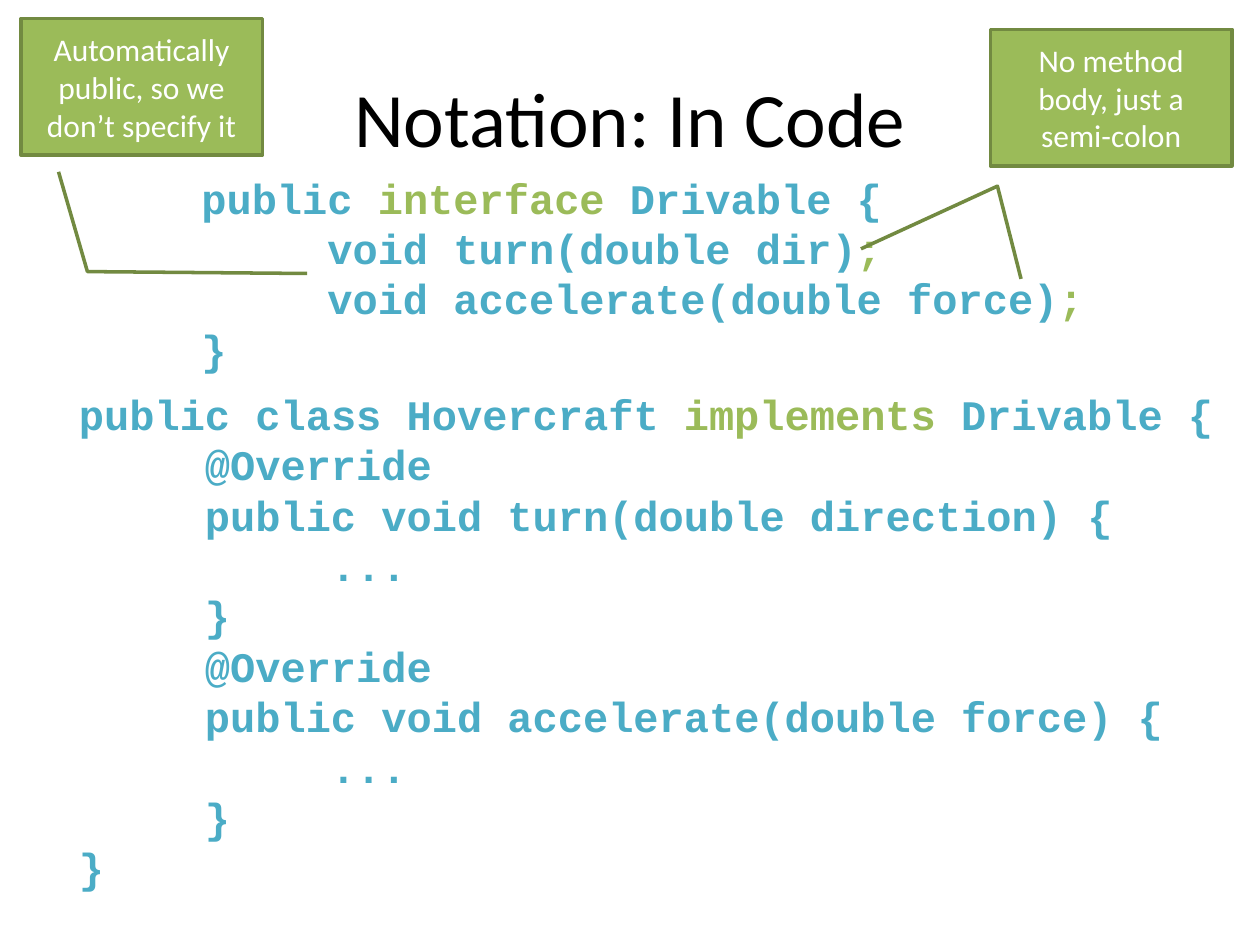
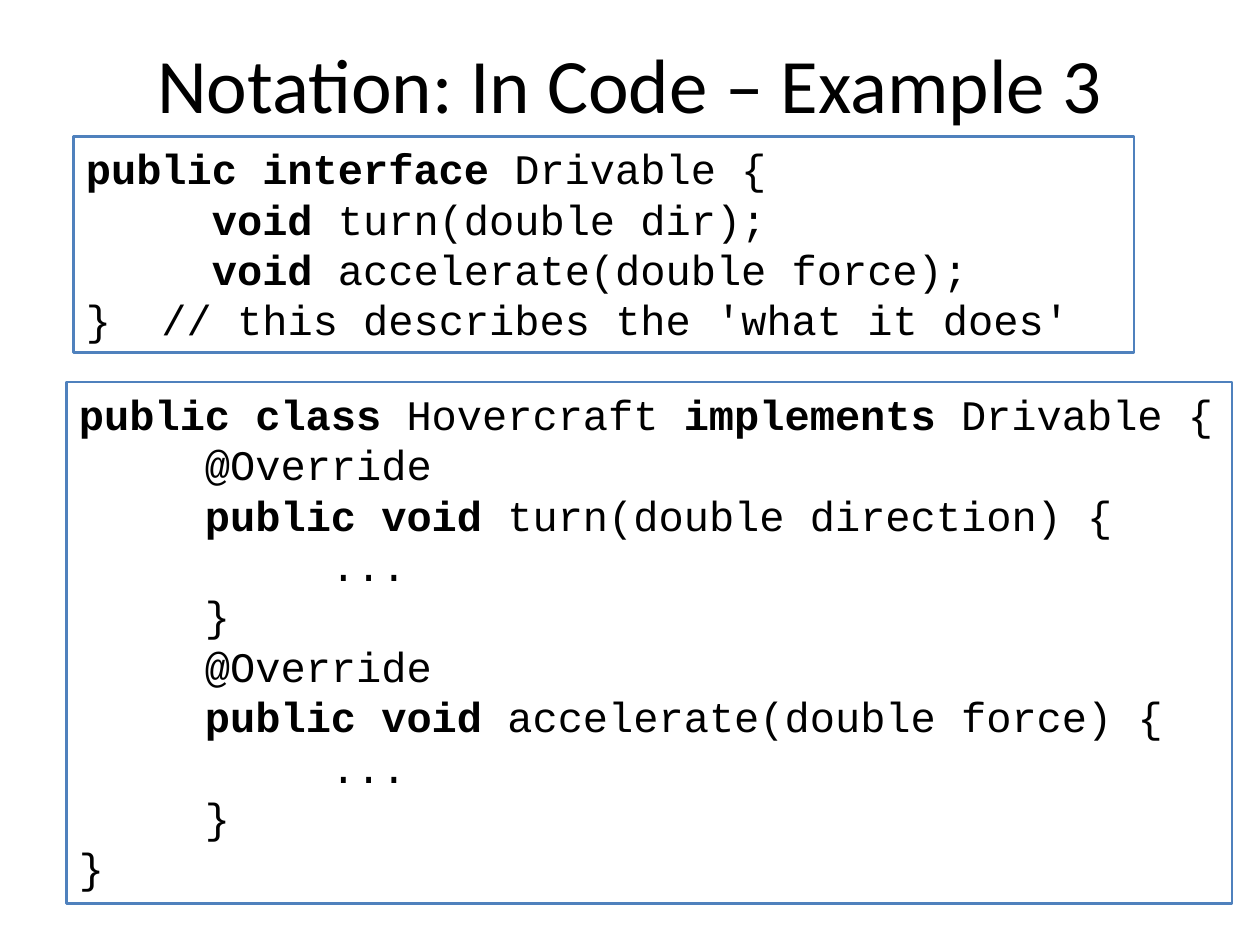
Before and after one commit to RHIT-CSSE/csse220, a slide deck: slide 8 of ClassMaterials/Interfaces/Slides/Interfaces.pptx. Drawn at 1260x945 pixels with LibreOffice and Linux fonts; fonts in the diff are those of the drawing. Boxes give left, top, right and bottom in pixels: in the first picture for what was removed or moved away, otherwise in the second. Text is boxed around its words. In the diff, an @@ line names an element or a change of style, - is before the commit and + after.

```diff
--- a/ClassMaterials/Interfaces/Slides/Interfaces.pptx
+++ b/ClassMaterials/Interfaces/Slides/Interfaces.pptx
@@ border callout removed at (21, 19, 263, 155) @@
-Automatically public, so we don’t specify it
@@ border callout removed at (990, 29, 1232, 165) @@
-No method body, just a semi-colon
@@ title at (157, 59, 1101, 126): text changed @@
-Notation: In Code
+Notation: In Code – Example 3
@@ rectangle "public interface Drivable {": place and size @@
-rectangle "public interface Drivable {" at (201, 183, 1083, 323)
+rectangle "public interface Drivable {" at (73, 136, 1134, 353)
@@ rectangle "public interface Drivable {" at (73, 136, 1134, 353): outline none to #4F81BD 1.5 pt @@
@@ text in rectangle at (86, 154, 968, 294): text colour #4BACC6 to #000000 in "public Drivable {", "void turn(double dir);", "void accelerate(double force);"; text colour #9BBB59 to #000000 in "interface", "dir);", "force);"; bold off in "Drivable {", "turn(double dir);", "accelerate(double force);" @@
@@ text in rectangle at (237, 305, 1069, 336): text changed; text colour #4BACC6 to #000000; bold off @@
-}
+} // this describes the 'what it does'
@@ rectangle "public class Hovercraft implements Drivable ...": place and size @@
-rectangle "public class Hovercraft implements Drivable ..." at (79, 399, 1163, 741)
+rectangle "public class Hovercraft implements Drivable ..." at (67, 382, 1232, 903)
@@ rectangle "public class Hovercraft implements Drivable ..." at (67, 382, 1232, 903): text colour #4BACC6 to #000000; text colour #9BBB59 to #000000 in "implements"; bold off in "Hovercraft Drivable { @Override", "turn(double direction) {", "...", "}" and 4 more places; outline none to #4F81BD 1.5 pt @@
```
Also in this commit, not shown: 19 other slides changed, 4 slides added, 3 slides removed.
